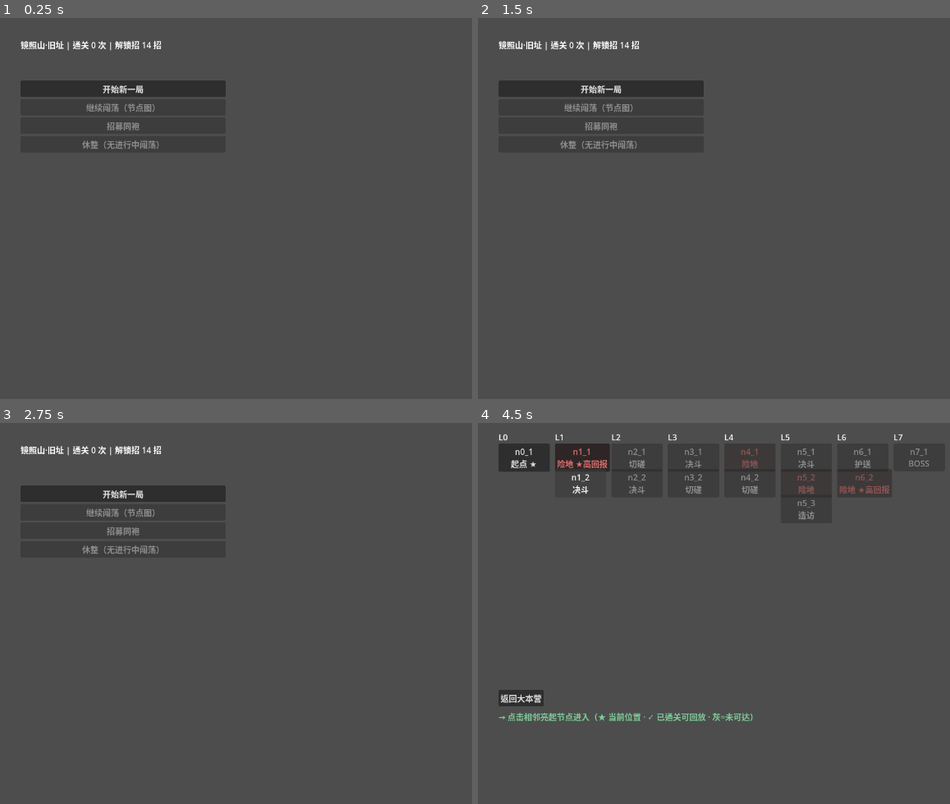
Above: before the commit, frames 1-4 (two rows, left to right).
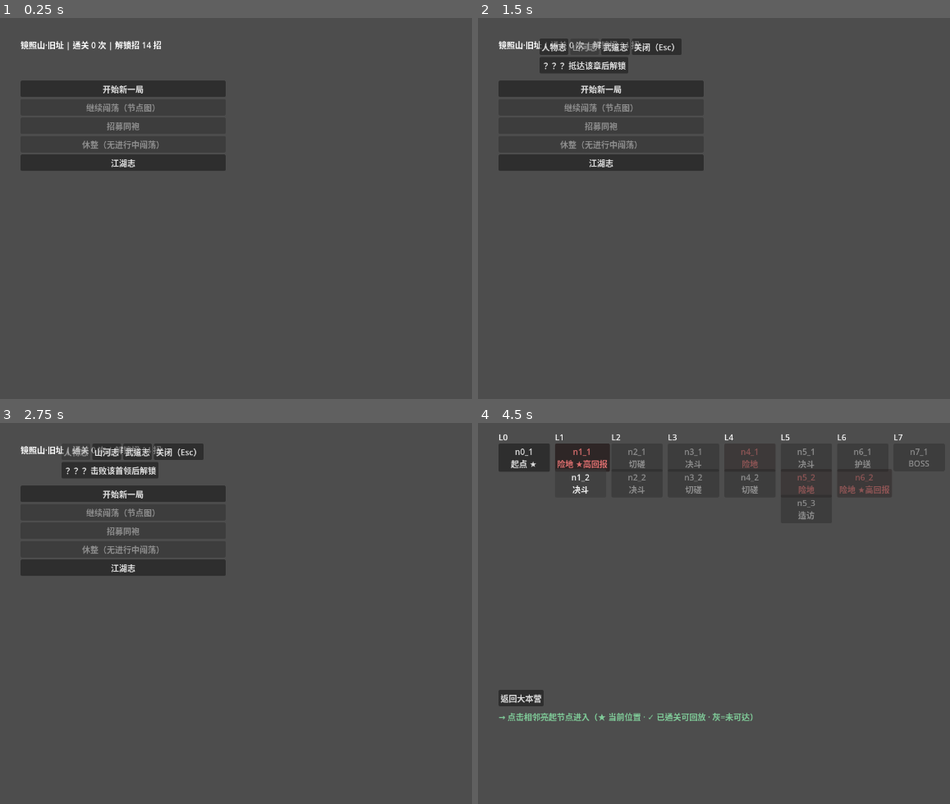
Above: after the commit, the same moments.

Repository: xieyj22/zhaizhao
Game: Godot game, scene res://src/scenes/hub/hub.tscn
Same seed, same stepped clock (60 frames per second), same inputs: the game is played once before the commit and once after it.
Inputs (mouse positions are in pixels of both pictures, inside the frame that each line leads up to):
- Up to frame 1 (0.25 s): no input
- Up to frame 2 (1.5 s): click (600, 162) at 0.5 s, where only the run after the commit has a clickable "江湖志"; click (586, 48) at 1.25 s, where only the run after the commit has a clickable "山河志"
- Up to frame 3 (2.75 s): click (75, 453) at 2 s, where only the run after the commit has a clickable "人物志"
- Up to frame 4 (4.5 s): click (614, 453) at 2.75 s, where only the run after the commit has a clickable "武道志"; click (657, 453) at 3.5 s, where only the run after the commit has a clickable "关闭（Esc）"; click "开始新一局" at 4.25 s

The runs differ from the first frame. In frame 1, 1.8% of the frame differs, in the area x 4-48%, y 35-41%; in frame 2, 3.5%; in frame 3, 3.6%, in the area x 4-48%, y 5-41%; in frame 4, nothing differs.

Commit message:
feat(m4b): hub 江湖志三tab面板+新解锁反馈

Diff:
--- a/src/meta/meta_session.gd
+++ b/src/meta/meta_session.gd
@@ -10,6 +10,8 @@
 ## reduce_motion 跨战斗持久（a11y）：BattleView 每场 new() 会重置实例字段，
 ## 故真实态存此 autoload，battle.gd 同步给 view。不落盘（本会话内存态）。
 var reduce_motion: bool = false
+## Wave2 codex：上次 hub 展示时的已解锁数（-1=未初始化，首次不报新增）。会话内存态。
+var codex_seen_count: int = -1
 
 func _ready() -> void:
 	if meta_state == null:
--- a/src/scenes/hub/hub.gd
+++ b/src/scenes/hub/hub.gd
@@ -8,6 +8,7 @@
 var _btn_continue: Button         # 继续闯荡（无进行中 run 时 disabled——防 permadeath 后静默 no-op）
 var _feedback: Label              # 操作反馈（休整/招募结果）
 var _recruit_panel: VBoxContainer # 派系子按钮列表（展开/收起）
+var _codex_layer: CanvasLayer = null   # Wave2 江湖志：面板层（layer 40；null=关）
 
 func _ready() -> void:
 	# 用 autoload 已加载的 meta_state（battle.gd commit/通关后即时更新内存态）；
@@ -54,6 +55,11 @@
 	_btn_rest.disabled = not _can_rest()
 	_btn_rest.pressed.connect(_on_rest)
 	root.add_child(_btn_rest)
+	# —— Wave2: 江湖志（codex 面板入口，三 tab 人物志/山河志/武道志）——
+	var btn_codex := Button.new()
+	btn_codex.text = "江湖志"
+	btn_codex.pressed.connect(_on_open_codex)
+	root.add_child(btn_codex)
 
 func _refresh_status() -> void:
 	var m := MetaSession.meta_state
@@ -75,6 +81,11 @@
 	# 继续闯荡按钮 disabled 当无进行中 run（permadeath 后 / 未开局）
 	if _btn_continue != null:
 		_btn_continue.disabled = MetaSession.current_run == null
+	# —— Wave2：codex 新解锁反馈（一次性）——
+	var hint: String = _codex_new_hint(MetaSession.meta_state, MetaSession.codex_seen_count)
+	if hint != "":
+		_set_feedback(hint)
+	MetaSession.codex_seen_count = CodexUnlock.unlocked_ids(MetaSession.meta_state).size() + _personae_count(MetaSession.meta_state)
 
 ## M3.5: modifier_state → 中文简述（hook 反推；M4 可换 modifier_ids 反查 POOL 取 name/desc）。
 ## 用 hook 键而非 id（meta UI 展示的是「效果」而非「名字」，避免 meta 改 POOL 文案时此处失同步）。
@@ -92,6 +103,31 @@
 	if ms.has("kit_stance_speed_bonus"): parts.append("厚土镇煞")
 	return ", ".join(parts) if not parts.is_empty() else "风平浪静"
 
+## Wave2：新解锁反馈文案（纯函数可测）。人物志动态条目计入 unlocked 数。
+static func _codex_new_hint(meta: MetaState, seen: int) -> String:
+	var n: int = CodexUnlock.unlocked_ids(meta).size() + _personae_count(meta)
+	if seen < 0 or n <= seen:
+		return ""
+	return "江湖志新增 %d 条" % (n - seen)
+
+## 人物志动态条目（BOSS_NARRATIVE 在表 boss ↔ 人物志条目；locked=未击败）。
+static func _personae_entries(meta: MetaState) -> Array:
+	var out: Array = []
+	for bid: Variant in NarrativeBoss.BOSS_NARRATIVE:
+		var cfg: Dictionary = BossConfig.get_boss(String(bid))
+		out.append({
+			"id": String(bid),
+			"category": "人物志",
+			"title": "%s·%s" % [cfg.get("title", ""), cfg.get("name", String(bid))],
+			"body": String(NarrativeBoss.entry(String(bid)).get("bio", "")),
+			"locked": not meta.bosses_defeated_all.has(bid),
+			"unlock": {"type": "boss_defeated", "key": String(bid)},
+		})
+	return out
+
+static func _personae_count(meta: MetaState) -> int:
+	return _personae_entries(meta).filter(func(e): return not e["locked"]).size()
+
 ## 招募 gate：roster_cap 未满 + 信用够（材料）+ 至少一个派系关系达阈值（can_recruit，F8 不可招）。
 func _can_recruit() -> bool:
 	var run := MetaSession.current_run
@@ -214,3 +250,86 @@
 
 func _open_map() -> void:
 	get_tree().change_scene_to_file("res://src/scenes/map/map.tscn")
+
+# —— Wave2: 江湖志面板（人物志/山河志/武道志 三 tab）——
+
+func _on_open_codex() -> void:
+	if _codex_layer != null:
+		return
+	_codex_layer = CanvasLayer.new()
+	_codex_layer.layer = 40
+	add_child(_codex_layer)
+	_build_codex_panel("人物志")
+
+func _build_codex_panel(tab: String) -> void:
+	for c in _codex_layer.get_children():
+		c.queue_free()
+	var meta := MetaSession.meta_state
+	var root := VBoxContainer.new()
+	root.position = Vector2(120, 40)
+	root.custom_minimum_size = Vector2(1040, 660)
+	_codex_layer.add_child(root)
+	var tabs := HBoxContainer.new()
+	root.add_child(tabs)
+	for t: String in ["人物志", "山河志", "武道志"]:
+		var tb := Button.new()
+		tb.text = t
+		tb.disabled = (t == tab)
+		tb.pressed.connect(_build_codex_panel.bind(t))
+		tabs.add_child(tb)
+	var close := Button.new()
+	close.text = "关闭（Esc）"
+	close.pressed.connect(_on_close_codex)
+	tabs.add_child(close)
+	var body := HBoxContainer.new()
+	root.add_child(body)
+	var list := ScrollContainer.new()
+	list.custom_minimum_size = Vector2(300, 560)
+	body.add_child(list)
+	var list_v := VBoxContainer.new()
+	list.add_child(list_v)
+	var detail := ScrollContainer.new()
+	detail.custom_minimum_size = Vector2(720, 560)
+	body.add_child(detail)
+	var detail_lbl := Label.new()
+	detail_lbl.autowrap_mode = TextServer.AUTOWRAP_WORD_SMART
+	detail_lbl.custom_minimum_size = Vector2(700, 0)
+	detail.add_child(detail_lbl)
+	var entries: Array = _personae_entries(meta) if tab == "人物志" else _codex_static_entries(tab, meta)
+	for e: Variant in entries:
+		var d: Dictionary = e
+		var btn := Button.new()
+		var locked: bool = d.get("locked", false)
+		btn.text = "？？？ " if locked else String(d.get("title", ""))
+		if locked:
+			btn.text += CodexUnlock.hint_for(d) if d.has("unlock") else ""
+			btn.disabled = d.get("body", "") == "" and not (tab == "山河志")
+		btn.pressed.connect(func() -> void:
+			detail_lbl.text = ("【未解锁】" + CodexUnlock.hint_for(d)) if locked else _codex_body_of(d)
+		)
+		list_v.add_child(btn)
+
+func _codex_static_entries(tab: String, meta: MetaState) -> Array:
+	var out: Array = []
+	for e: Variant in NarrativeCodex.CODEX_ENTRIES:
+		var d: Dictionary = e
+		if String(d.get("category", "")) != tab:
+			continue
+		var c: Dictionary = d.duplicate(true)
+		c["locked"] = not CodexUnlock.is_unlocked(d, meta)
+		out.append(c)
+	return out
+
+func _codex_body_of(d: Dictionary) -> String:
+	if d.has("region_id") and String(d["region_id"]) != "":
+		return NarrativeRegion.prose(String(d["region_id"]))
+	return String(d.get("body", ""))
+
+func _on_close_codex() -> void:
+	if _codex_layer != null:
+		_codex_layer.queue_free()
+		_codex_layer = null
+
+func _unhandled_input(ev: InputEvent) -> void:
+	if ev is InputEventKey and ev.pressed and ev.keycode == KEY_ESCAPE and _codex_layer != null:
+		_on_close_codex()
--- /dev/null
+++ b/tests/test_hub_codex.gd
@@ -0,0 +1,46 @@
+extends GutTest
+
+# T6: hub 江湖志面板——新解锁反馈 hint + 人物志动态条目（纯函数）+ 面板 UI 冒烟。
+# 注：brief 原文以 hailianzheng 验「人物志 +1」，但人物志条目源=BOSS_NARRATIVE，
+# 当前在表仅宗政烈（W2-2 批 A/B/C 后为 8），hailianzheng 无条目不计入 → 改用
+# zongzhenglie（验证意图不变：击败在表 boss → 人物志动态条目计入新增数）。
+
+func test_codex_new_hint():
+	var hub := load("res://src/scenes/hub/hub.gd")
+	var m := MetaState.new_first_play()
+	m.bosses_defeated_all = []
+	m.chapters_reached = [1]
+	assert_eq(hub._codex_new_hint(m, -1), "", "首次进 hub（seen=-1）不报")
+	assert_eq(hub._codex_new_hint(m, 5), "", "无增量不报")
+	var before: int = CodexUnlock.unlocked_ids(m).size()
+	m.bosses_defeated_all = ["zongzhenglie"]   # 人物志 +1（hub 动态条目计入）
+	assert_eq(hub._codex_new_hint(m, before), "江湖志新增 1 条")
+
+func test_personae_entries_dynamic():
+	var hub := load("res://src/scenes/hub/hub.gd")
+	var m := MetaState.new_first_play()
+	m.bosses_defeated_all = ["zongzhenglie"]
+	var entries: Array = hub._personae_entries(m)
+	# 当前数据表只有宗政烈（W2-2 批 A/B/C 后为 8）——断言在表 boss 全出现
+	assert_gte(entries.size(), 1)
+	for e: Variant in entries:
+		var d: Dictionary = e
+		assert_true(d.has("title") and d.has("body") and d.has("locked"))
+	var found := entries.filter(func(e): return e["id"] == "zongzhenglie")
+	assert_eq(found.size(), 1)
+	assert_false(found[0]["locked"], "已击败→解锁")
+
+func test_codex_panel_smoke():
+	# 已知坑兜底：场景脚本的运行期错误（容器漏 .new()/connect 目标不存在等）GUT 纯函数
+	# 测不到——实例化 hub.tscn 开面板走三 tab + 关闭，冒烟面板构建路径。
+	var hub := preload("res://src/scenes/hub/hub.tscn").instantiate()
+	add_child(hub)
+	hub._on_open_codex()
+	assert_not_null(hub._codex_layer, "开面板建层")
+	hub._on_open_codex()   # 重复开=幂等
+	hub._build_codex_panel("山河志")
+	hub._build_codex_panel("武道志")
+	hub._on_close_codex()
+	assert_null(hub._codex_layer, "关面板清层")
+	remove_child(hub)
+	hub.queue_free()
